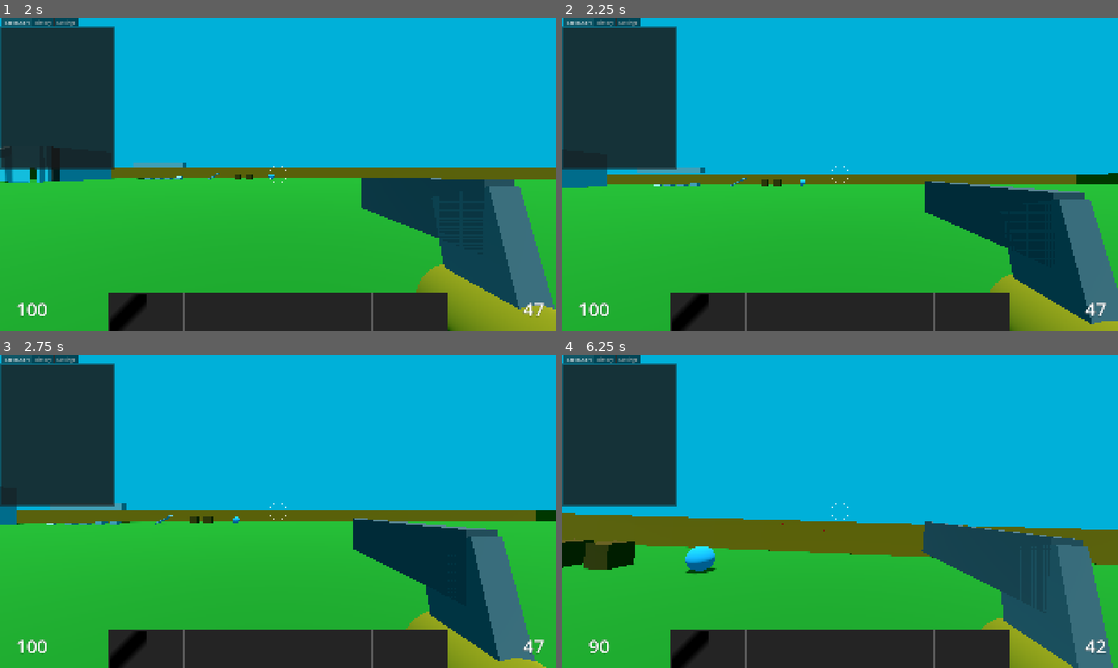
Above: before the commit, frames 1-4 (two rows, left to right).
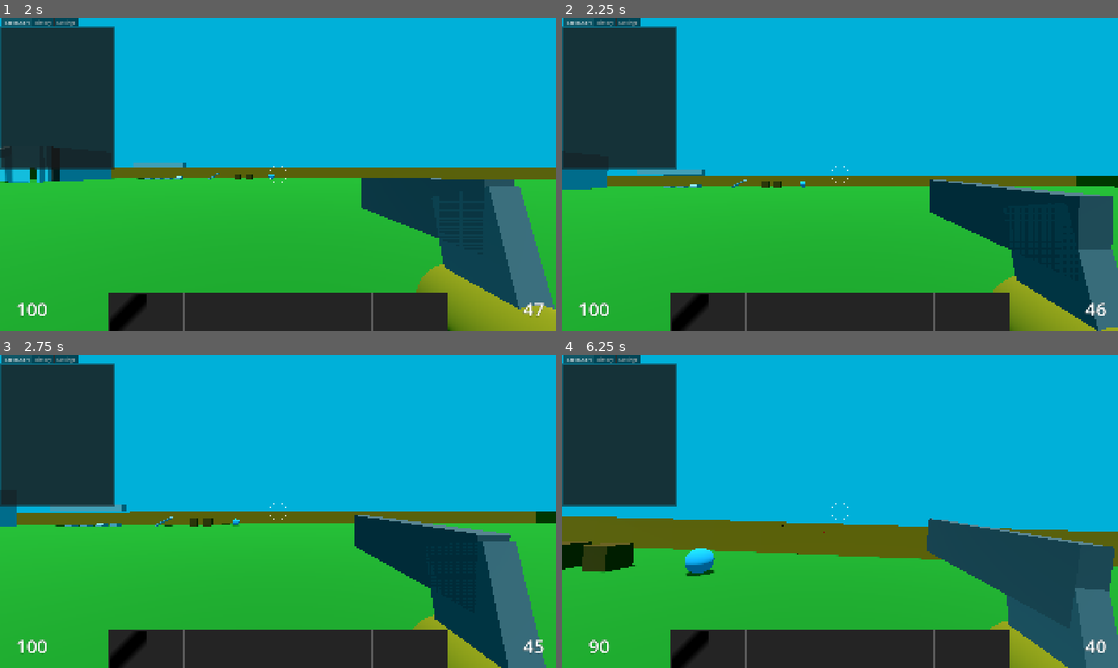
Above: after the commit, the same moments.

Repository: janisl/rpg-core
Game: Godot game, scene res://systems/main_scene.tscn
Same seed, same stepped clock (60 frames per second), same inputs: the game is played once before the commit and once after it.
Inputs (mouse positions are in pixels of both pictures, inside the frame that each line leads up to):
- Up to frame 1 (2 s): move the mouse to (305, 174) at 0.52 s; press the mouse at (305, 174) at 0.53 s; hold W (forward) from 0.53 s (still down); tap Space (jump) at 0.77, 1.52 s; move the mouse to (250, 174) at 1.27 s; release the mouse at (250, 174) at 1.28 s; tap Shift (crouch) at 1.35 s; click (250, 174) at 1.55 s
- Up to frame 2 (2.25 s): keep holding W (forward); move the mouse to (851, 168) at 2.02 s; press the mouse at (851, 168) at 2.03 s
- Up to frame 3 (2.75 s): keep holding W (forward)
- Up to frame 4 (6.25 s): move the mouse to (834, 517) at 2.77 s; release the mouse at (834, 517) at 2.78 s; tap Ctrl (sprint) at 2.85 s; tap Space (jump) at 3.02, 3.77, 4.52, 6.02 s; click (834, 517) at 3.05 s; move the mouse to (878, 514) at 3.52 s; hold Z (test) 3.53-4.28 s; click (878, 514) at 3.8 s; move the mouse to (795, 508) at 4.27 s; tap 1 at 4.35 s; click (795, 508) at 4.55 s; move the mouse to (845, 511) at 5.02 s; press the mouse at (845, 511) at 5.03 s; move the mouse to (817, 505) at 5.77 s; release W (forward) at 5.78 s; release the mouse at (817, 505) at 5.78 s; hold D (right) from 5.78 s (still down); tap Shift (crouch) at 5.85 s; click (817, 505) at 6.05 s

Frame 1 is identical in both runs. In frame 2, 3.7% of the frame differs, in the area x 0-100%, y 42-100%; in frame 3, 3.7%; in frame 4, 4.2%, in the area x 0-100%, y 50-100%.

Commit message:
Proper fire state timer.

Diff:
--- a/items/weapons/weapon.gd
+++ b/items/weapons/weapon.gd
@@ -10,17 +10,9 @@
 var _muzzle_flash: MuzzleFlash
 var animation_player: AnimationPlayer
 
-var can_fire_next := true
 var fire_rate_timer := 0.0
 
 @onready var state_chart: StateChart = $StateChart
-
-
-func _process(delta: float) -> void:
-	if fire_rate_timer > 0.0:
-		fire_rate_timer -= delta
-		if fire_rate_timer <= 0:
-			can_fire_next = true
 
 
 func has_ammo() -> bool:
@@ -28,7 +20,7 @@
 
 
 func can_fire() -> bool:
-	return has_ammo() and can_fire_next
+	return has_ammo()
 
 
 func fire_weapon() -> void:
@@ -38,7 +30,6 @@
 	Managers.weapon_manager.use_ammo(current_weapon_data.ammo_type)
 	animation_player.play("fire")
 
-	can_fire_next = false
 	fire_rate_timer = 1.0 / current_weapon_data.fire_rate
 
 	camera.add_recoil(
@@ -158,7 +149,12 @@
 	fire_weapon()
 
 
-func _on_firing_state_processing(_delta: float) -> void:
+func _on_firing_state_processing(delta: float) -> void:
+	if fire_rate_timer > 0.0:
+		fire_rate_timer -= delta
+		if fire_rate_timer > 0.0:
+			return
+
 	if not has_ammo():
 		state_chart.send_event("onEmpty")
 		return
@@ -169,8 +165,7 @@
 				fire_weapon()
 			return
 
-	if not animation_player.is_playing():
-		state_chart.send_event("onIdle")
+	state_chart.send_event("onIdle")
 
 
 func _on_empty_state_entered() -> void:
